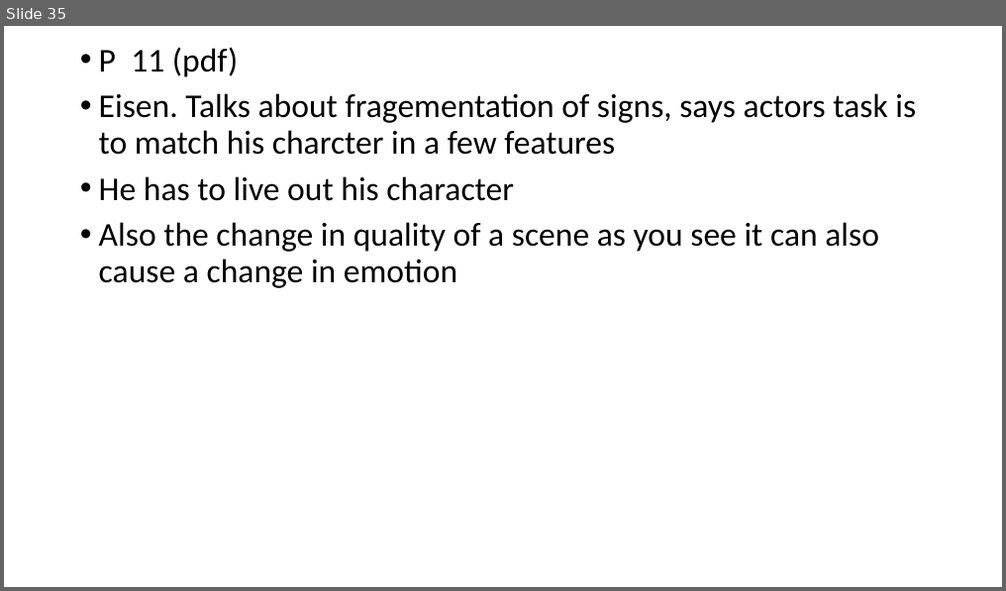
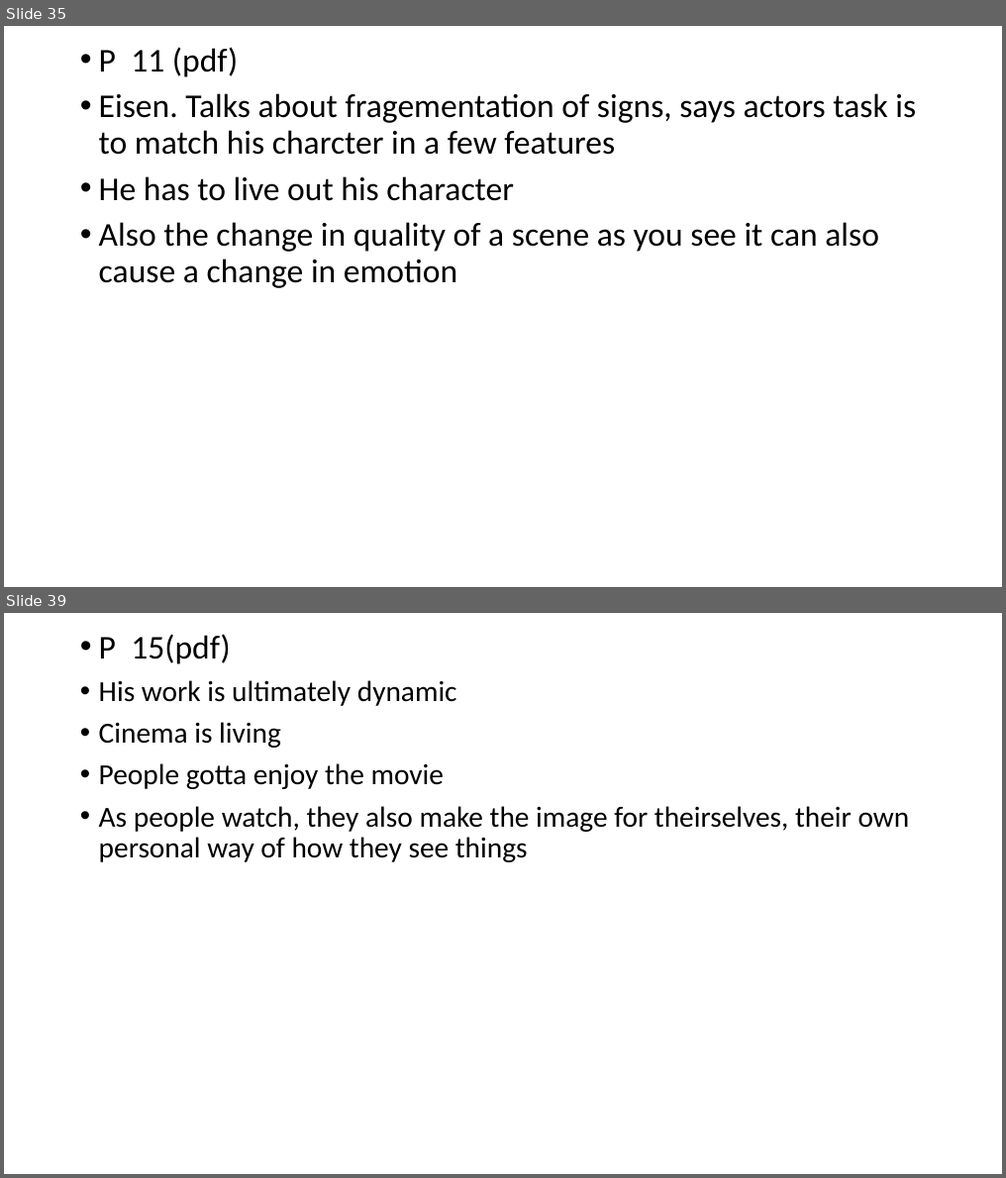
Before and after one commit to MichaelOdumosu57/Spring_2017, a slide deck: Spring 2017 Semester/Music or Arts/ARUS HW/6 ARUS HW/ARUS HW#6 notes.pptx. Shown one above the other, each under a label of ours: slide 35 before the commit, slides 35 and 39 after it; the slides between them are not shown. The pictures are 1006x591 and 1006x1178 pixels, drawn with LibreOffice and Linux fonts; fonts in the diff are those of the drawing. Boxes give left, top, right and bottom in pixels: in the first picture for what was removed or moved away, otherwise in the second. Text is boxed around its words. In the diff, an @@ line names an element or a change of style, - is before the commit and + after.

```diff
--- a/Spring 2017 Semester/Music or Arts/ARUS HW/6 ARUS HW/ARUS HW#6 notes.pptx
+++ b/Spring 2017 Semester/Music or Arts/ARUS HW/6 ARUS HW/ARUS HW#6 notes.pptx
@@ slide 39 added at (4,613,1002,1174), background #FFFFFF @@
@@ text added at (99,634,910,862), 28 pt, text #000000 @@
+• P 15(pdf)
+• His work is ultimately dynamic
+• Cinema is living
+• People gotta enjoy the movie
+• As people watch, they also make the image for theirselves, their own personal way of how they see things
```
Also in this commit, not shown: 2 slides changed, 18 other slides added, 17 other files.
